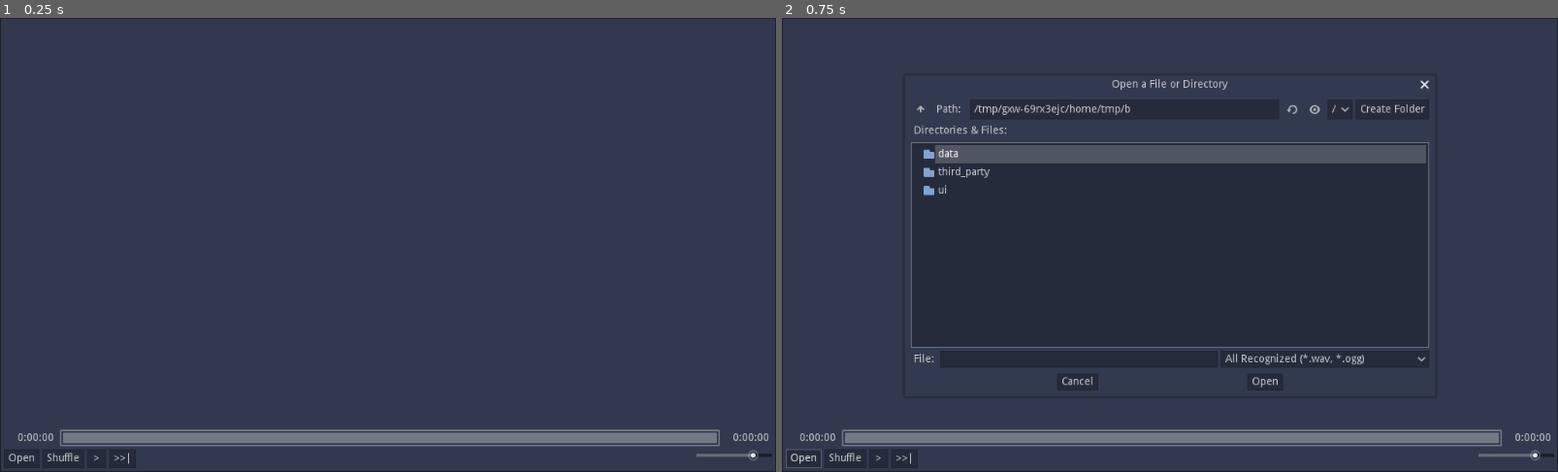
Above: before the commit, frames 1-2 (left to right).
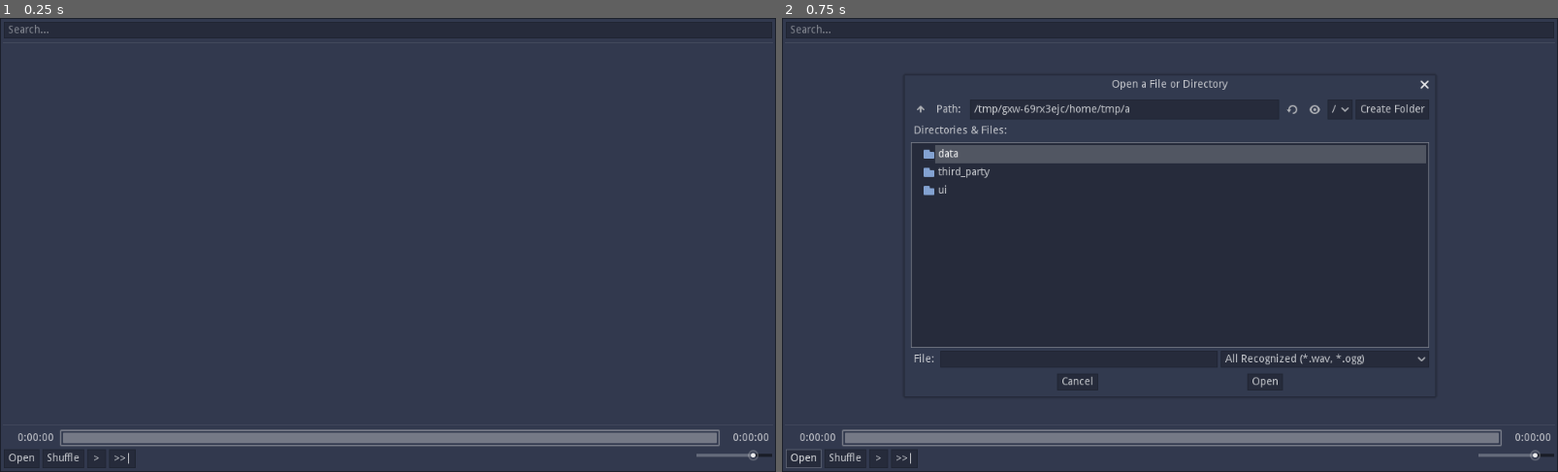
Above: after the commit, the same moments.

Repository: Wcubed/simple_music_player
Game: Godot game, scene res://ui/main.tscn
Same seed, same stepped clock (60 frames per second), same inputs: the game is played once before the commit and once after it.
Inputs:
- Up to frame 1 (0.25 s): no input
- Up to frame 2 (0.75 s): click "Open" at 0.5 s

The runs differ from the first frame. In frame 1, 0.5% of the frame differs, in the area x 0-100%, y 0-5%; in frame 2, 0.5%, in the area x 0-100%, y 0-21%.

Commit message:
+ Implemented playlist search.

Diff:
--- a/ui/playlist_entry.gd
+++ b/ui/playlist_entry.gd
@@ -11,6 +11,10 @@
 # Called when the node enters the scene tree for the first time.
 func _ready():
 	show_currently_playing(false)
+
+
+func get_title():
+	return _title.text
 
 
 func show_song(song: Object):
--- a/ui/playlist_ui.gd
+++ b/ui/playlist_ui.gd
@@ -9,7 +9,8 @@
 
 var _playlist: Node = null
 
-
+onready var _search_edit := $HBoxContainer/SearchEdit
+onready var _search_clear := $HBoxContainer/ClearButton
 onready var _scroll_container := $ScrollContainer
 onready var _container := $ScrollContainer/PlaylistContainer
 
@@ -51,3 +52,32 @@
 
 func _on_entry_pointer_selected_by_pointer(idx: int):
 	emit_signal("play_song_by_index_requested", idx)
+
+
+func _filter_displayed_songs(match_title: String):
+	for entry in _container.get_children():
+		var show = true
+		if match_title != "":
+			show = entry.get_title().findn(match_title) != -1
+		entry.visible = show
+
+
+func _clear_search_edit():
+	_search_edit.text = ""
+	_search_edit.emit_signal("text_changed", "")
+
+
+func _on_SearchEdit_text_changed(new_text: String):
+	_search_clear.visible = new_text != ""
+
+	_filter_displayed_songs(new_text)
+
+
+func _on_ClearButton_pressed():
+	_clear_search_edit()
+
+
+func _on_SearchEdit_gui_input(event: InputEvent):
+	if event.is_action_pressed("ui_cancel"):
+		_clear_search_edit()
+		get_tree().set_input_as_handled()
--- a/ui/playlist_ui.tscn
+++ b/ui/playlist_ui.tscn
@@ -11,9 +11,32 @@
 "_edit_use_anchors_": false
 }
 
+[node name="HBoxContainer" type="HBoxContainer" parent="."]
+margin_right = 1024.0
+margin_bottom = 22.0
+
+[node name="SearchEdit" type="LineEdit" parent="HBoxContainer"]
+margin_right = 1024.0
+margin_bottom = 22.0
+size_flags_horizontal = 3
+placeholder_text = "Search..."
+
+[node name="ClearButton" type="Button" parent="HBoxContainer"]
+visible = false
+margin_left = 1004.0
+margin_right = 1024.0
+margin_bottom = 22.0
+text = "<"
+
+[node name="HSeparator" type="HSeparator" parent="."]
+margin_top = 26.0
+margin_right = 1024.0
+margin_bottom = 30.0
+
 [node name="ScrollContainer" type="ScrollContainer" parent="."]
+margin_top = 34.0
 margin_right = 1024.0
-margin_bottom = 600.0
+margin_bottom = 592.0
 size_flags_horizontal = 3
 size_flags_vertical = 3
 scroll_horizontal_enabled = false
@@ -21,3 +44,14 @@
 [node name="PlaylistContainer" type="VBoxContainer" parent="ScrollContainer"]
 margin_right = 1024.0
 size_flags_horizontal = 3
+
+[node name="HSeparator2" type="HSeparator" parent="."]
+margin_top = 596.0
+margin_right = 1024.0
+margin_bottom = 600.0
+__meta__ = {
+"_edit_use_anchors_": false
+}
+[connection signal="gui_input" from="HBoxContainer/SearchEdit" to="." method="_on_SearchEdit_gui_input"]
+[connection signal="text_changed" from="HBoxContainer/SearchEdit" to="." method="_on_SearchEdit_text_changed"]
+[connection signal="pressed" from="HBoxContainer/ClearButton" to="." method="_on_ClearButton_pressed"]
Not shown, changed: README.md
